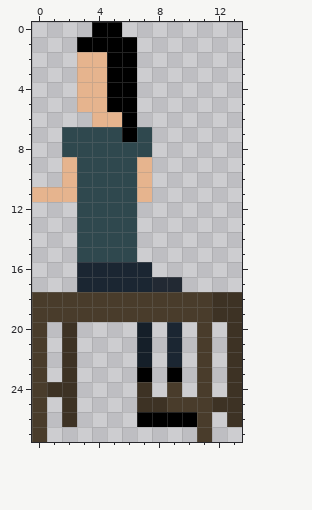
One commit to this pixel-art sprite: src/images/pianoManLeft.png. Above is the file before it was changed.
The file is 70x140 pixels, drawn in blocks of 5x5; one block is one cell here. Colours within 5 levels of each other are drawn and written as one.
After:
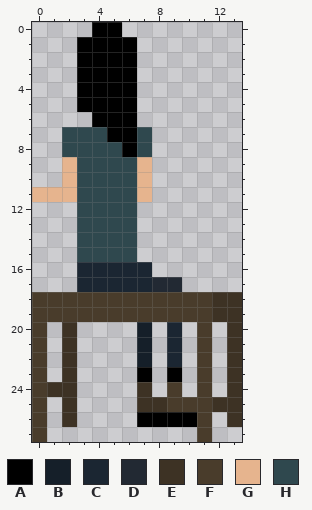
Palette (. is transparent): A #000000  B #151f29  C #1b2632  D #222933  E #3d3224  F #493c2b  G #e6b48e  H #2f484e
Author's note on the commit: Finished animating piano man
From old to new:
Colour A replaces colour G in rows 2 to 5 at x 3 to 4; in row 6 at x 4 to 5.
Colour A replaces colour H in row 7 at x 5; in row 8 at x 6.
Where, in picture pixels (left, top, right, bottom), the same in both pictures:
changed: (77, 52, 137, 157)
